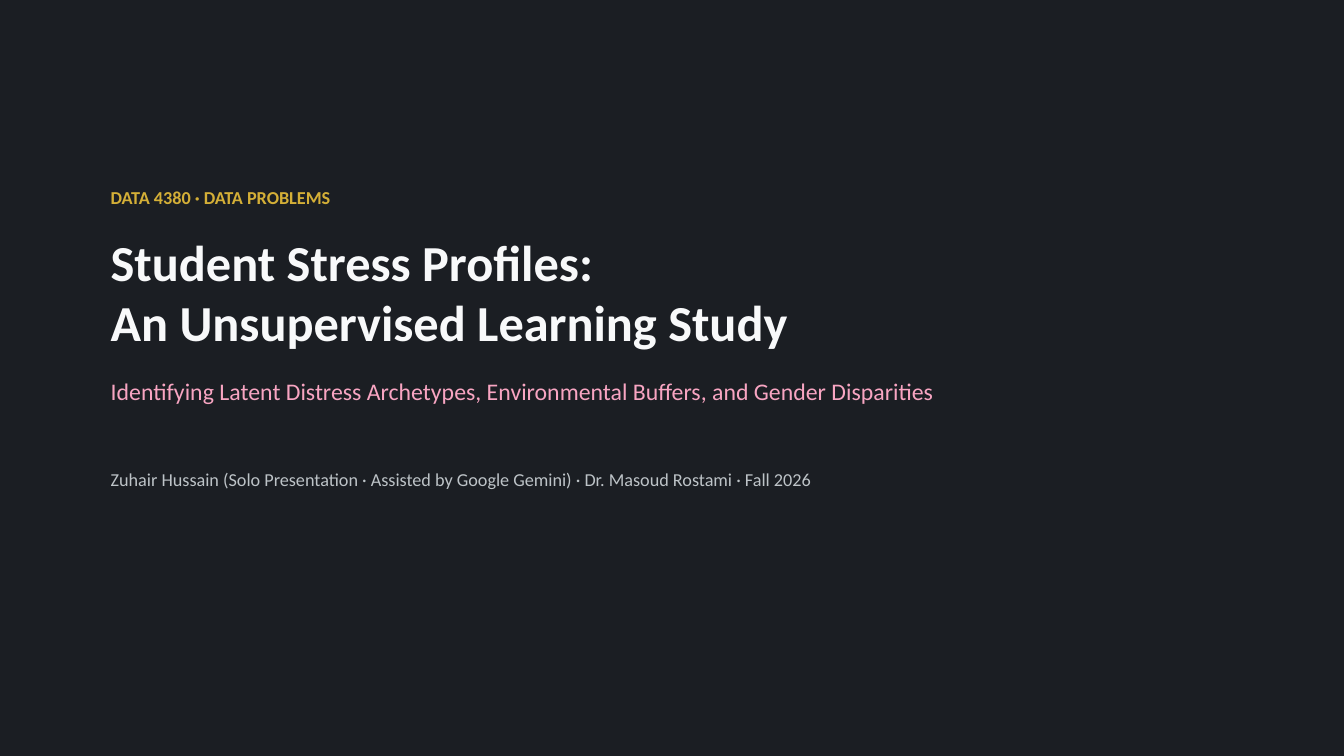
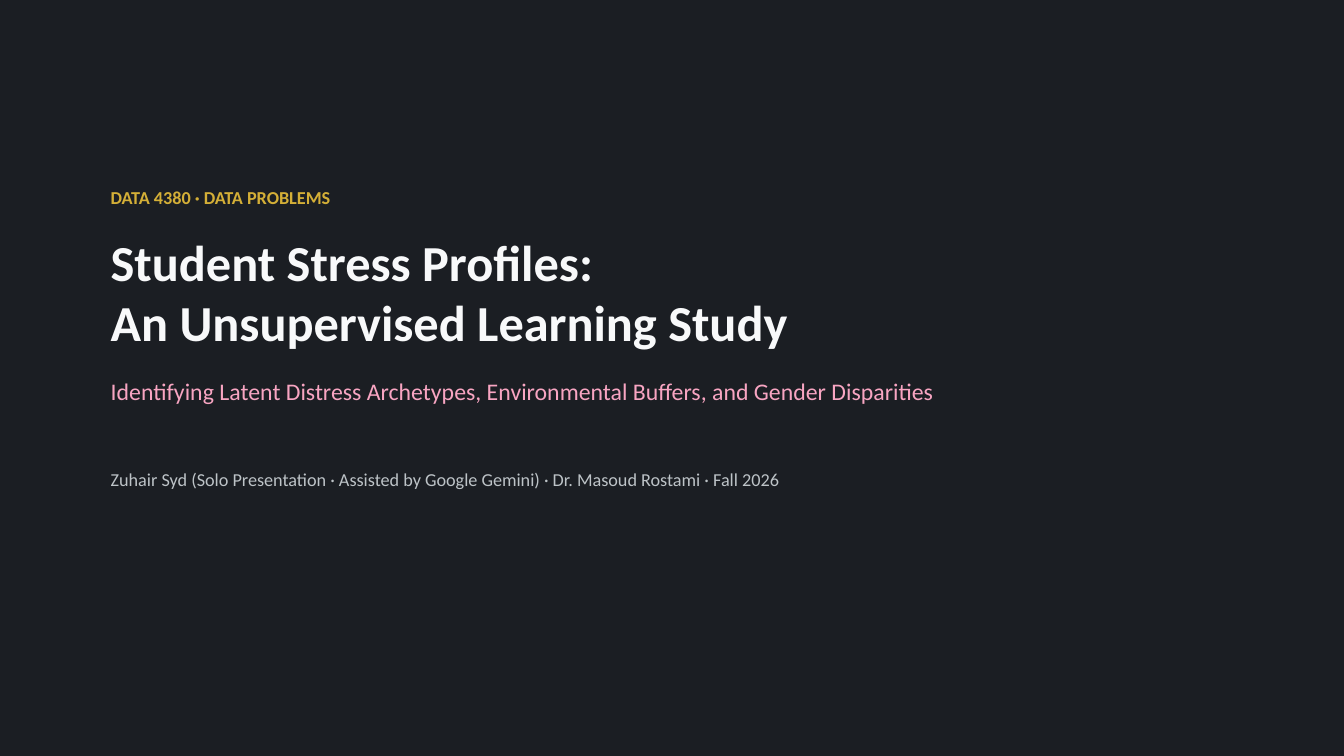
Before and after one commit to Zuhairhusn/data-4380-student-stress-profiles, a slide deck: slide 1 of tabular/Student_Stress_Profiles_Presentation.pptx. Drawn at 1344x756 pixels with LibreOffice and Linux fonts; fonts in the diff are those of the drawing. Boxes give left, top, right and bottom in pixels: in the first picture for what was removed or moved away, otherwise in the second. Text is boxed around its words. In the diff, an @@ line names an element or a change of style, - is before the commit and + after.

Commit message:
Update author name to Zuhair Syd

```diff
--- a/tabular/Student_Stress_Profiles_Presentation.pptx
+++ b/tabular/Student_Stress_Profiles_Presentation.pptx
@@ text at <box>111,473,779,489</box>: text changed @@
-Zuhair Hussain (Solo Presentation · Assisted by Google Gemini) · Dr. Masoud Rostami · Fall 2026
+Zuhair Syd (Solo Presentation · Assisted by Google Gemini) · Dr. Masoud Rostami · Fall 2026
```
Also in this commit, not shown: 1 other slide changed, 2 other files.
